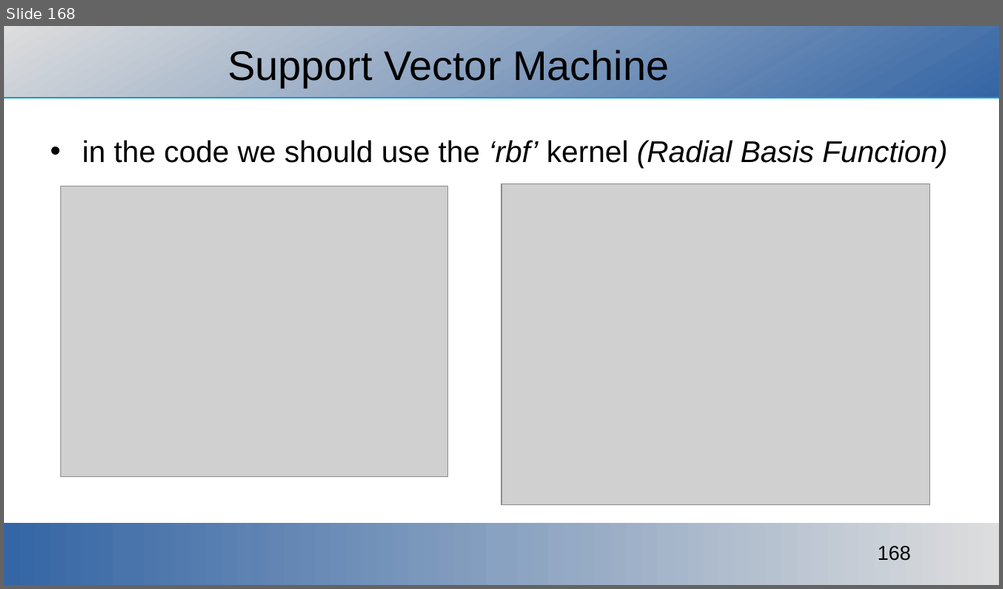
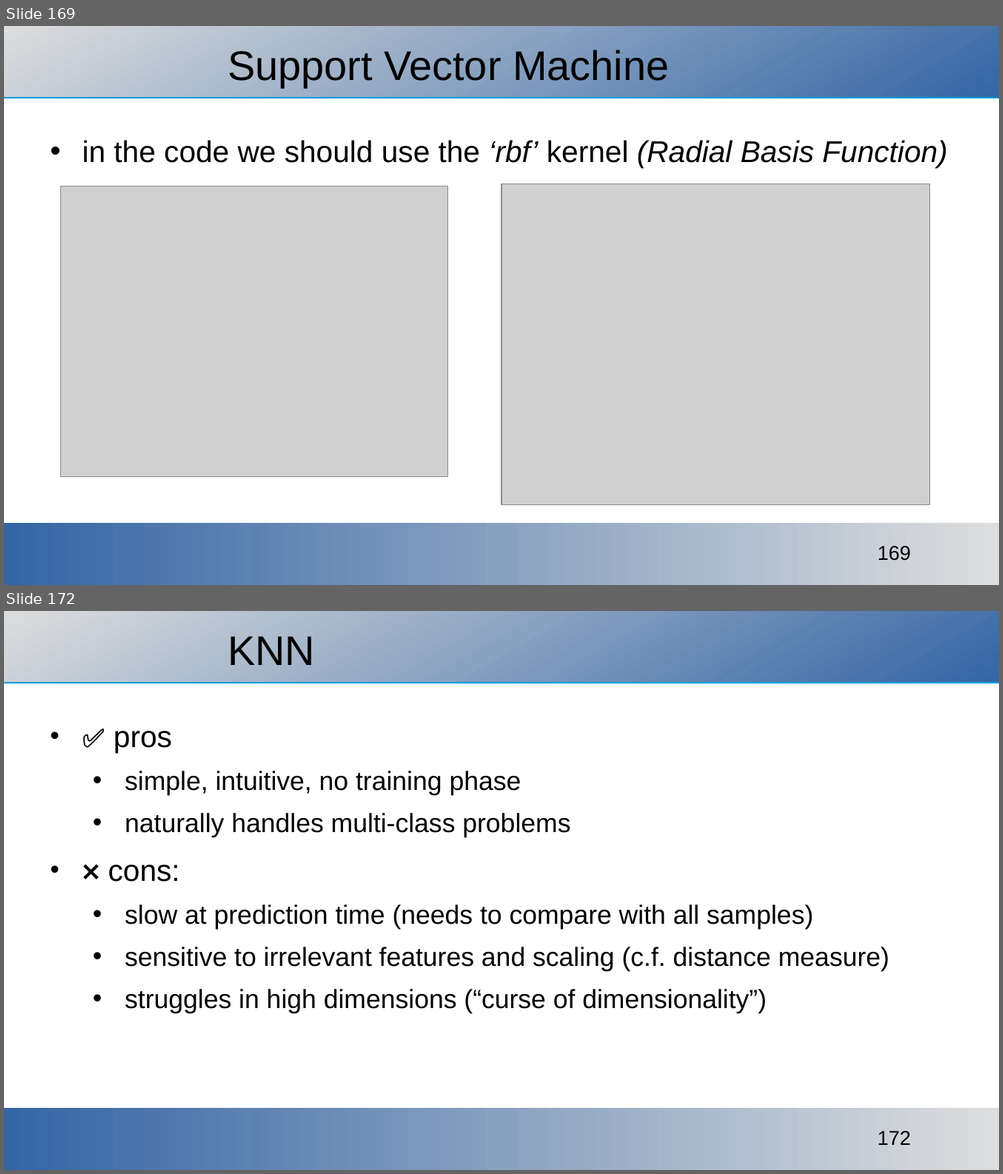
Before and after one commit to ajakovac/ML-in-Practice-I, a slide deck: ML in practice.odp. Shown one above the other, each under a label of ours: slide 168 before the commit, slides 169 and 172 after it; the slides between them are not shown. The pictures are 1003x589 and 1003x1174 pixels, drawn with LibreOffice and Linux fonts; fonts in the diff are those of the drawing; grey boxes stand for pictures; background and template pictures are left out. Boxes give left, top, right and bottom in pixels: in the first picture for what was removed or moved away, otherwise in the second. Text is boxed around its words. In the diff, an @@ line names an element or a change of style, - is before the commit and + after.

```diff
--- a/ML in practice.odp
+++ b/ML in practice.odp
@@ slide 172 added at (4,611,999,1170), background #FFFFFF; not listed: 3 template elements that a slide beside it also shows @@
@@ title added at (227,636,315,665), 33 pt, text #000000 @@
+KNN
@@ text added at (108,731,889,1014), 21 pt, text #000000 @@
+• ✅ pros
+  • simple, intuitive, no training phase
+  • naturally handles multi-class problems
+• ❌ cons:
+  • slow at prediction time (needs to compare with all samples)
+  • sensitive to irrelevant features and scaling (c.f. distance measure)
+  • struggles in high dimensions (“curse of dimensionality”)
@@ what was slide 168 is now slide 169 @@
@@ page number at (877,546,910,561): text changed @@
-168
+169
```
Also in this commit, not shown: 1 slide changed, 4 other slides added, 4 other files.
